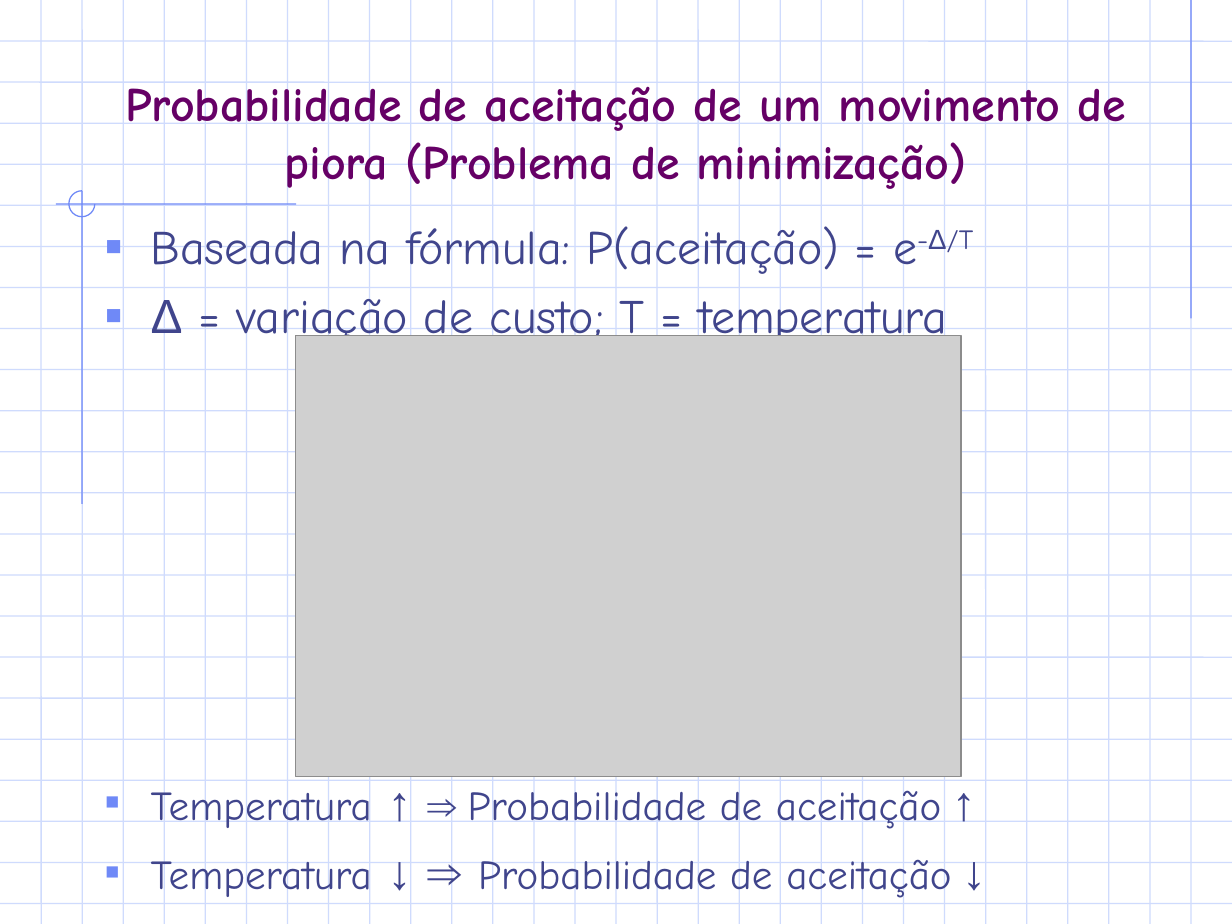
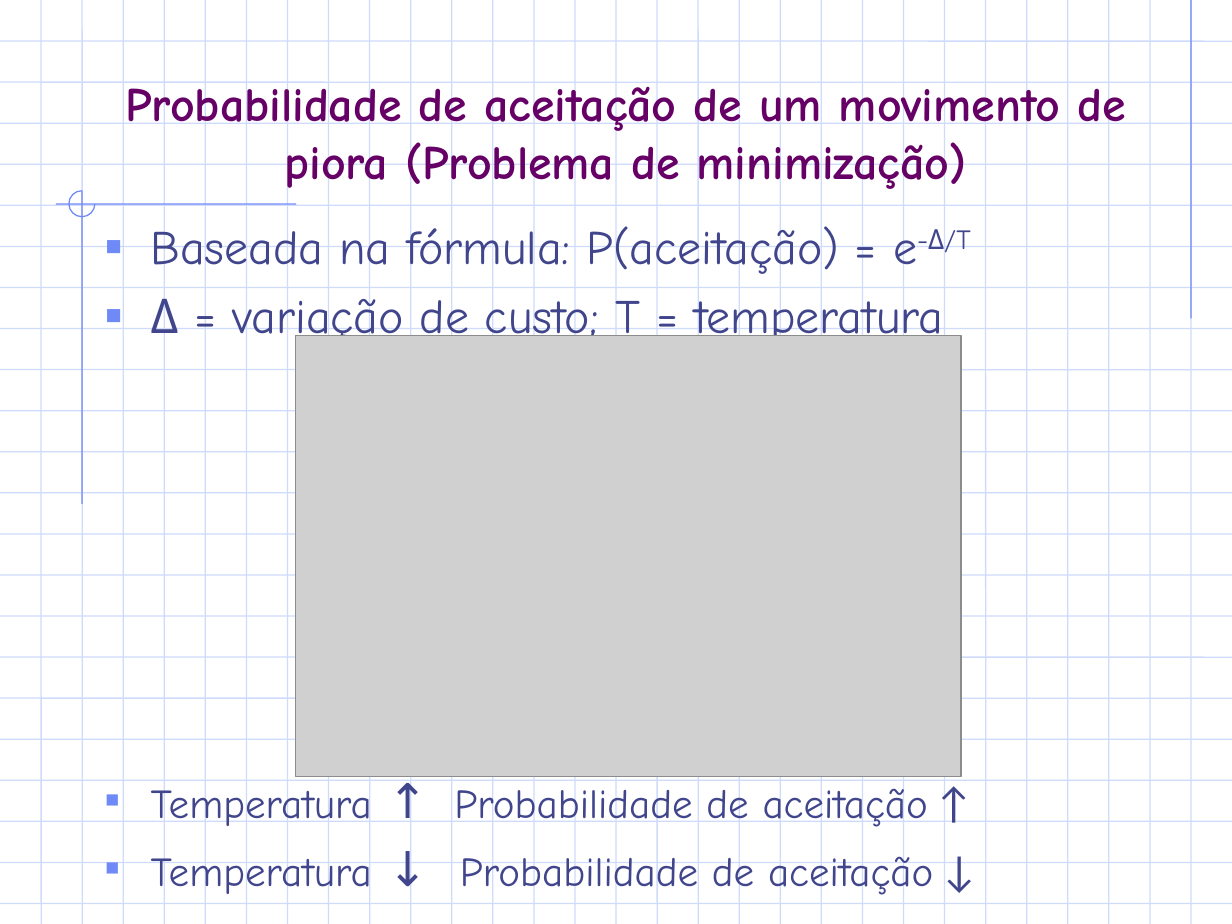
Before and after one commit to igormcoelho/curso-pesquisa-operacional-i, a slide deck: slide 6 of slides/thirdparty/marcone-meta/SA.PPT. Drawn at 1232x924 pixels with LibreOffice and Linux fonts; fonts in the diff are those of the drawing; grey boxes stand for pictures; background and template pictures are left out. Boxes give left, top, right and bottom in pixels: in the first picture for what was removed or moved away, otherwise in the second. Text is boxed around its words. In the diff, an @@ line names an element or a change of style, - is before the commit and + after.

Commit message:
fix SA

```diff
--- a/slides/thirdparty/marcone-meta/SA.PPT
+++ b/slides/thirdparty/marcone-meta/SA.PPT
@@ text at bbox=[151, 222, 971, 349]: font Arial to Comic Neue in "e-Δ/T", "Δ" @@
@@ text at bbox=[151, 782, 933, 899]: text changed @@
-▪ Temperatura ↑ ⇒ Probabilidade de aceitação ↑
-▪ Temperatura ↓ ⇒ Probabilidade de aceitação ↓
+▪ Temperatura ↑ Probabilidade de aceitação ↑
+▪ Temperatura ↓ Probabilidade de aceitação ↓
```
Also in this commit, not shown: 13 other slides changed.
